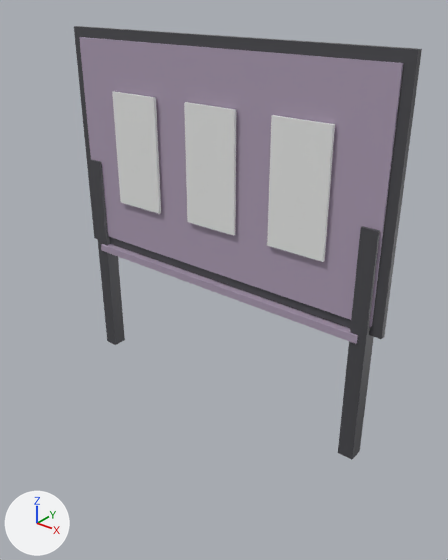
Two versions of the Blender file assets/source/prop_holo_billboard.blend, one commit apart.
Before and after are seen from a camera (50 mm lens) standing at (3.75, -4.56, 4.25) and looking at (0.29, -0.23, 1.57). The lights are fixed; the arrows at lower left show +X, +Y and +Z. The picture after the commit comes second.

The first picture shows 'prop_holo_billboard'.
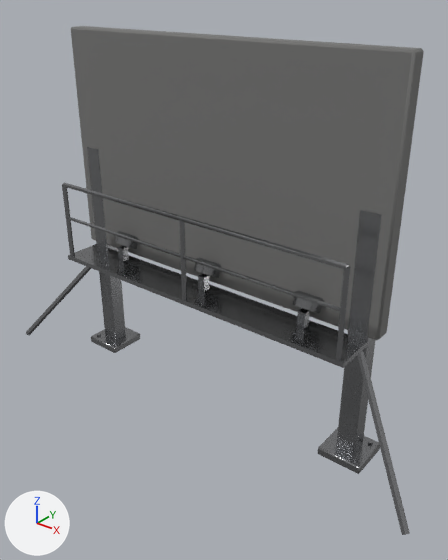
Patch to the scene script:
```diff
--- a/assets/source/prop_holo_billboard.blend.py
+++ b/assets/source/prop_holo_billboard.blend.py
@@ me_prop_holo_billboard_mesh @@
-me_prop_holo_billboard_mesh.from_pydata(...)  # 64 vertices, 48 faces; spans x -1.9..1.9, y -0.1..0.1, z 0.0..3.8
-me_prop_holo_billboard_mesh.materials.append(mat_ns_trim)  # dark grey #555559
-me_prop_holo_billboard_mesh.materials.append(mat_ns_energy_violet)  # grey #ad9eb5
+me_prop_holo_billboard_mesh.from_pydata(...)  # 410 vertices, 320 faces; spans x -2.63..2.63, y -0.73..0.23, z 0.0..3.8
+# me_prop_holo_billboard_mesh part 1: a new loose piece, a box spanning x -1.8..1.8, y -0.52..-0.08, z 1.315..1.365, in mat_ns_steel (grey #939496)
+# me_prop_holo_billboard_mesh part 2: a new loose piece, a 6-sided cylinder along z spanning x -1.766..-1.714, y -0.523..-0.477, z 1.36..2.22, in mat_ns_steel (grey #939496)
+# me_prop_holo_billboard_mesh part 3: a new loose piece, a 6-sided cylinder along z spanning x -0.026..0.026, y -0.523..-0.477, z 1.36..2.22, in mat_ns_steel (grey #939496)
+# me_prop_holo_billboard_mesh part 4: a new loose piece, a 6-sided cylinder along z spanning x 1.714..1.766, y -0.523..-0.477, z 1.36..2.22, in mat_ns_steel (grey #939496)
+# me_prop_holo_billboard_mesh part 5: a new loose piece, a box spanning x -1.24..-1.16, y -0.24..-0.16, z 1.36..1.52, in mat_ns_steel (grey #939496)
+# me_prop_holo_billboard_mesh part 6: a new loose piece, a box spanning x -0.04..0.04, y -0.24..-0.16, z 1.36..1.52, in mat_ns_steel (grey #939496)
+# me_prop_holo_billboard_mesh part 7: a new loose piece, a box spanning x 1.16..1.24, y -0.24..-0.16, z 1.36..1.52, in mat_ns_steel (grey #939496)
+# me_prop_holo_billboard_mesh part 8: the loose piece of 8 vertices spanning x -1.78..-1.62, y -0.08..0.08, z 0.0..2.4 is rebuilt with 16 vertices and now spans x -1.8..-1.6, y -0.1..0.1, z 0.0..2.55, in mat_ns_steel (grey #939496)
+# me_prop_holo_billboard_mesh part 9: the loose piece of 8 vertices spanning x 1.62..1.78, y -0.08..0.08, z 0.0..2.4 is rebuilt with 16 vertices and now spans x 1.6..1.8, y -0.1..0.1, z 0.0..2.55, in mat_ns_steel (grey #939496)
+# me_prop_holo_billboard_mesh part 10: the loose piece of 8 vertices spanning x -1.8..1.8, y -0.05..0.05, z 1.5..3.7 is rebuilt with 32 vertices and now spans x -1.9..1.9, y -0.09..0.09, z 1.4..3.8, in mat_ns_concrete (grey #767674)
+# me_prop_holo_billboard_mesh part 11: the loose piece of 8 vertices spanning x -1.3..-0.7, y -0.1..-0.07, z 2.0..3.2 is deleted
+# me_prop_holo_billboard_mesh part 12: the loose piece of 8 vertices spanning x -0.3..0.3, y -0.1..-0.07, z 2.0..3.2 is deleted
+# me_prop_holo_billboard_mesh part 13: the loose piece of 8 vertices spanning x 0.7..1.3, y -0.1..-0.07, z 2.0..3.2 is deleted
+# me_prop_holo_billboard_mesh part 14: 16 vertices removed from x -1.9..1.9, y -0.1..0.1, z 1.31..3.8; 198 vertices added at x -2.63..2.63, y -0.73..0.23, z 0.0..2.25
+# me_prop_holo_billboard_mesh part 15: the surface is now shaded smooth
+# other edits to the shape of me_prop_holo_billboard_mesh do not show in these pictures
 me_prop_holo_billboard_mesh.materials.append(mat_ns_energy_white)
+me_prop_holo_billboard_mesh.materials.append(mat_ns_steel)  # grey #939496
+me_prop_holo_billboard_mesh.materials.append(mat_ns_concrete)  # grey #767674
+me_prop_holo_billboard_mesh.materials.append(mat_ns_team)  # blue #76a2ce, glowing blue #76a2ce
```

Boxes (x1, y1, x2, y2) around the edits, measured in the pictures (448 x 560 px):
'prop_holo_billboard', reshaped (14% wider, 17% taller)
    before: (74, 26, 422, 460)
    after: (26, 26, 424, 535)
part 1 of me_prop_holo_billboard_mesh, added
    after: (68, 244, 368, 368)
part 2 of me_prop_holo_billboard_mesh, added
    after: (62, 184, 75, 257)
part 3 of me_prop_holo_billboard_mesh, added
    after: (179, 219, 187, 301)
part 4 of me_prop_holo_billboard_mesh, added
    after: (336, 266, 350, 362)
part 5 of me_prop_holo_billboard_mesh, added
    after: (118, 245, 129, 262)
part 6 of me_prop_holo_billboard_mesh, added
    after: (198, 274, 209, 291)
part 7 of me_prop_holo_billboard_mesh, added
    after: (297, 308, 310, 328)
part 8 of me_prop_holo_billboard_mesh, rebuilt (11% wider)
    before: (90, 160, 125, 345)
    after: (87, 147, 126, 340)
part 9 of me_prop_holo_billboard_mesh, rebuilt (9% wider)
    before: (338, 226, 380, 460)
    after: (336, 210, 382, 454)
part 10 of me_prop_holo_billboard_mesh, rebuilt (9% wider, 8% taller)
    before: (79, 37, 403, 327)
    after: (71, 26, 424, 340)
part 11 of me_prop_holo_billboard_mesh, deleted
    before: (112, 91, 161, 214)
part 12 of me_prop_holo_billboard_mesh, deleted
    before: (184, 102, 236, 236)
part 13 of me_prop_holo_billboard_mesh, deleted
    before: (267, 115, 335, 262)
part 14 of me_prop_holo_billboard_mesh, built on
    before: (74, 26, 422, 344)
    after: (26, 182, 410, 535)
